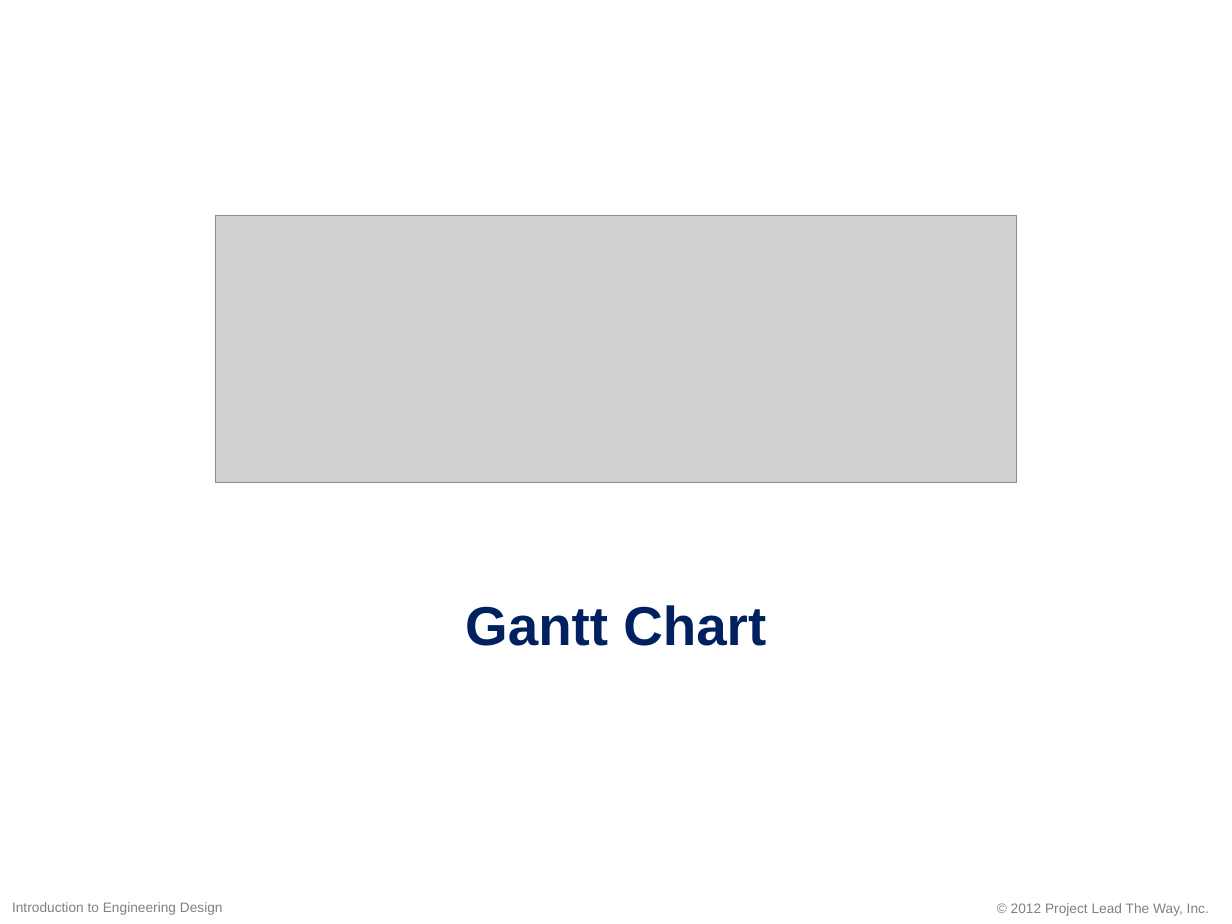
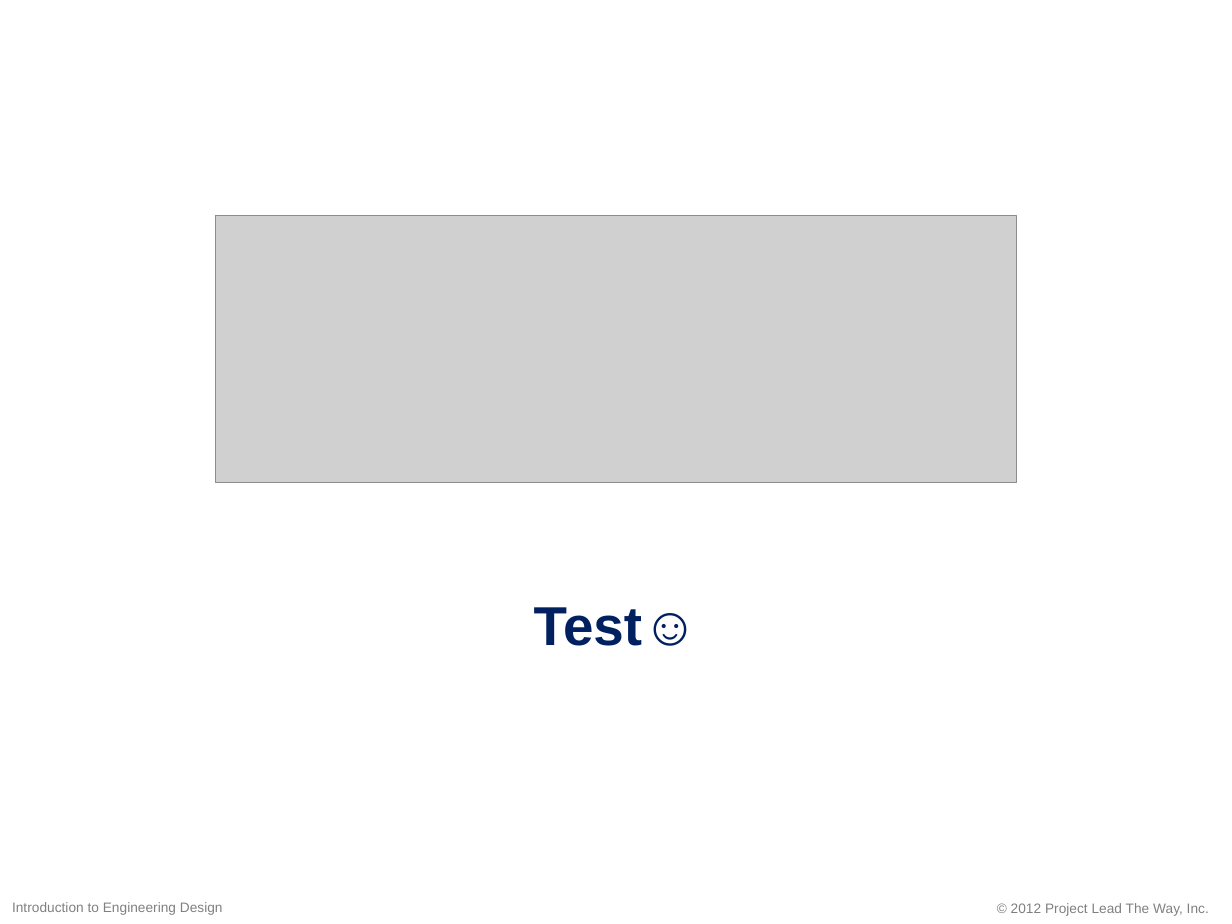
Before and after one commit to DivideHanBy3/Activity-9.3---Virtual-Design-Challenge, a slide deck: slide 1 of GanttChart.pptx. Drawn at 1232x924 pixels with LibreOffice and Linux fonts; fonts in the diff are those of the drawing; grey boxes stand for pictures. Boxes give left, top, right and bottom in pixels: in the first picture for what was removed or moved away, otherwise in the second. Text is boxed around its words. In the diff, an @@ line names an element or a change of style, - is before the commit and + after.

Commit message:
test

```diff
--- a/GanttChart.pptx
+++ b/GanttChart.pptx
@@ text at (x1=534, y1=607, x2=698, y2=646): text changed @@
-Gantt Chart
+Test☺
```
